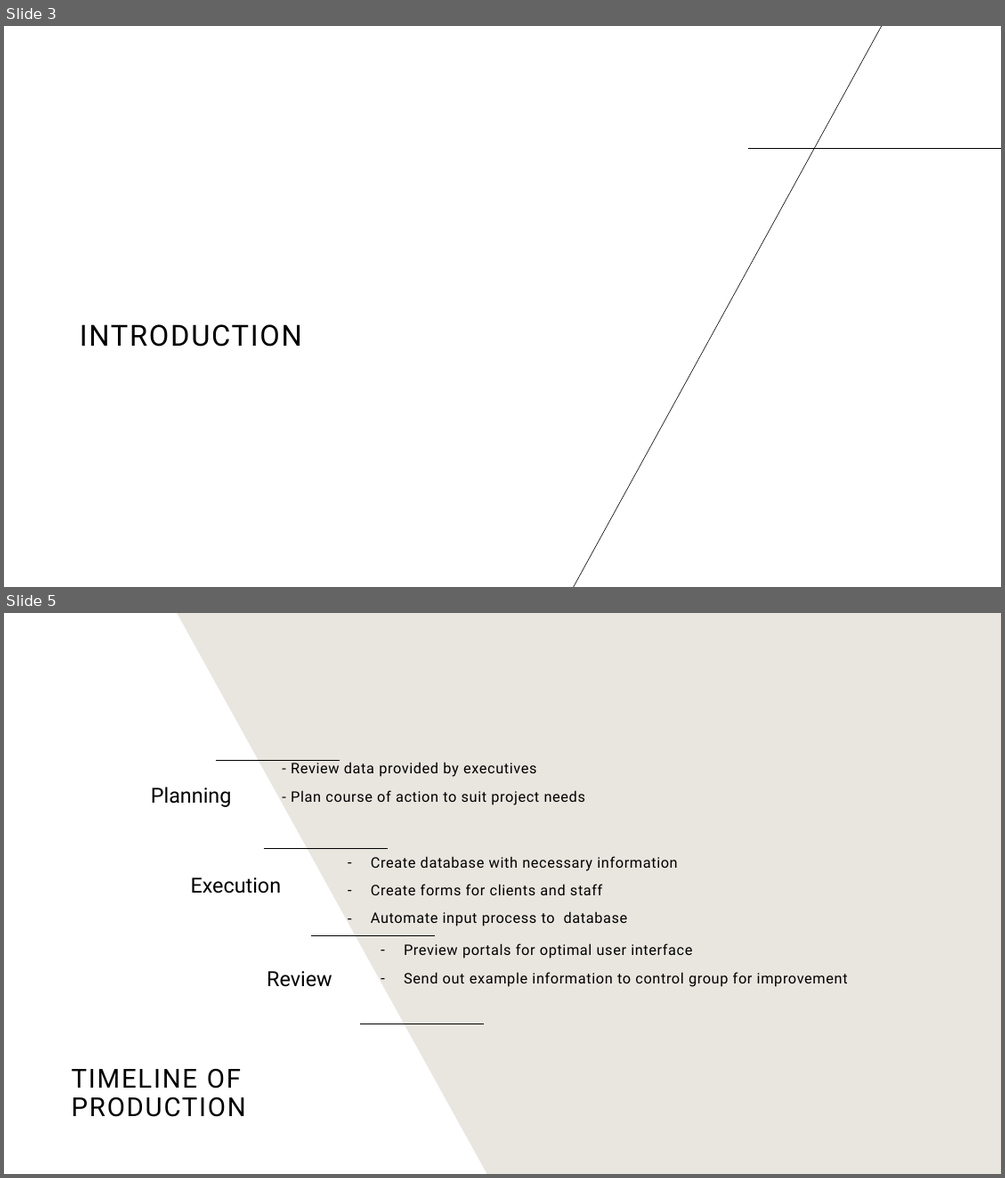
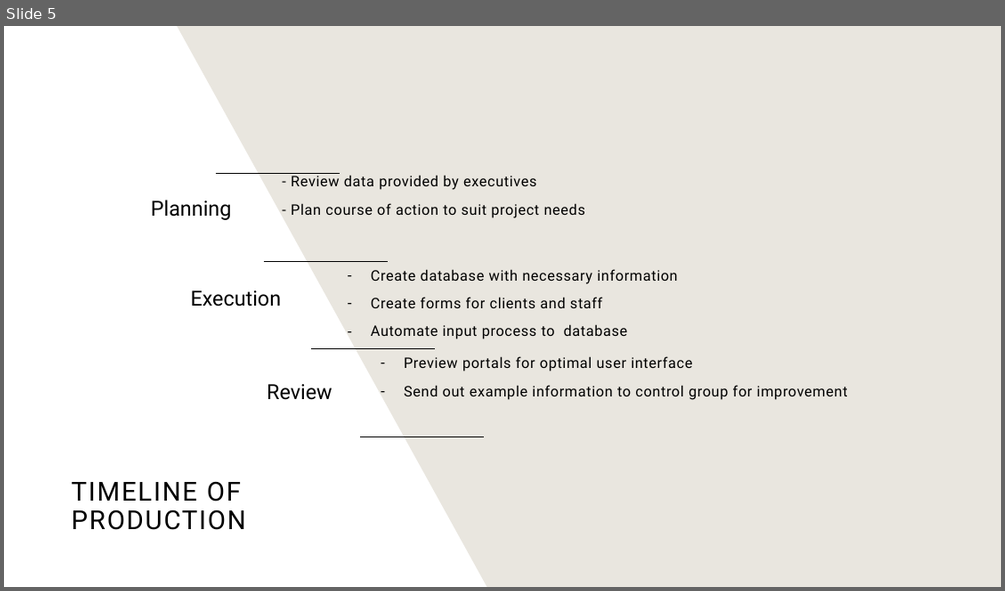
Before and after one commit to b-p2000/Data_Analyst, a slide deck: App Capstone/Bank 170 App Capstone.pptx. Shown one above the other, each under a label of ours: slides 3 and 5 before the commit, slide 5 after it; the slides between them are not shown. The pictures are 1005x1178 and 1005x591 pixels, drawn with LibreOffice and Linux fonts; fonts in the diff are those of the drawing. Boxes give left, top, right and bottom in pixels: in the first picture for what was removed or moved away, otherwise in the second. Text is boxed around its words. In the diff, an @@ line names an element or a change of style, - is before the commit and + after.

```diff
--- a/App Capstone/Bank 170 App Capstone.pptx
+++ b/App Capstone/Bank 170 App Capstone.pptx
@@ slide 3 removed at <box>4,26,1001,587</box>, background #FFFFFF @@
@@ line removed from (882, 26) to (573, 587) @@
@@ line removed from (748, 149) to (1001, 149) @@
@@ title removed at <box>80,324,302,346</box> @@
-INTRODUCTION
```
Also in this commit, not shown: 3 slides changed, 2 slides added, 1 other slide removed, 5 other files.
